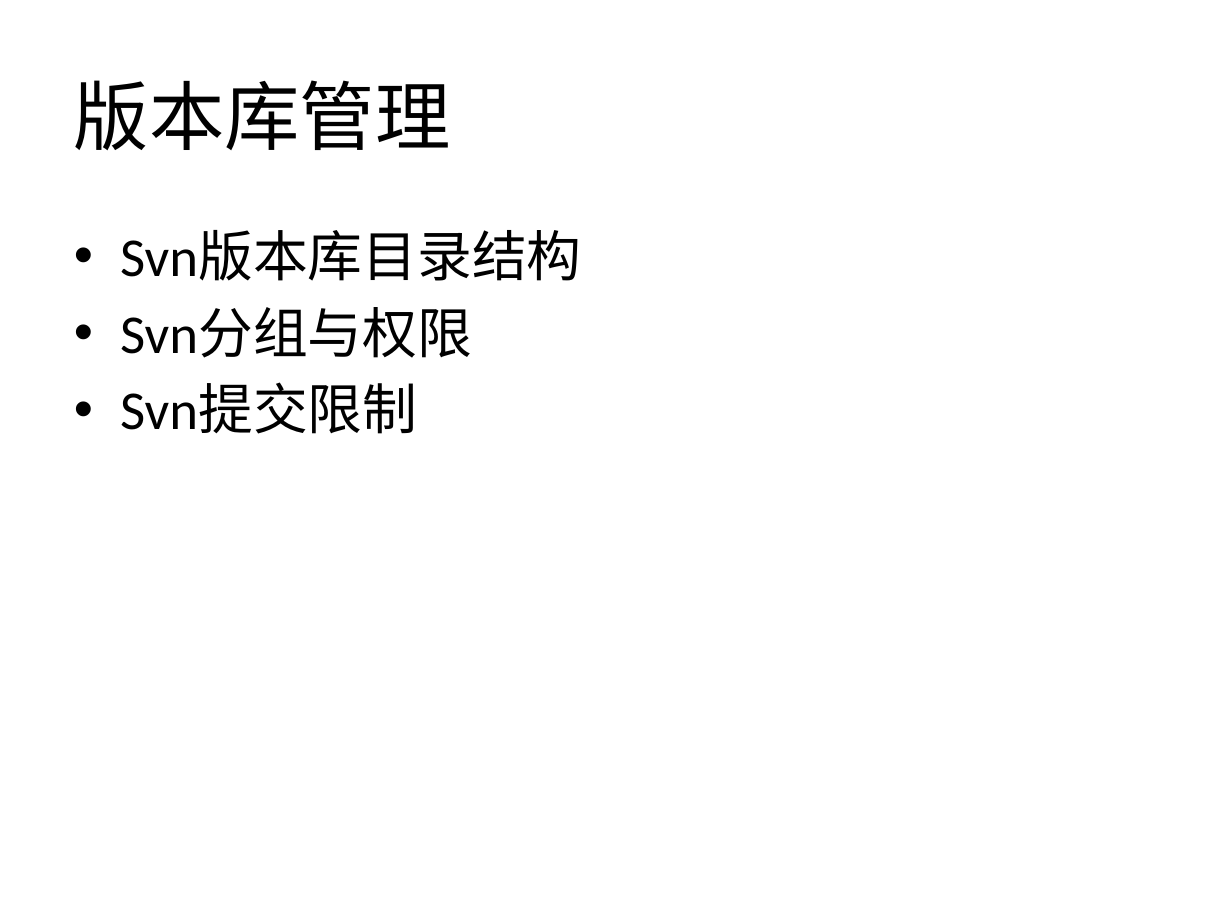
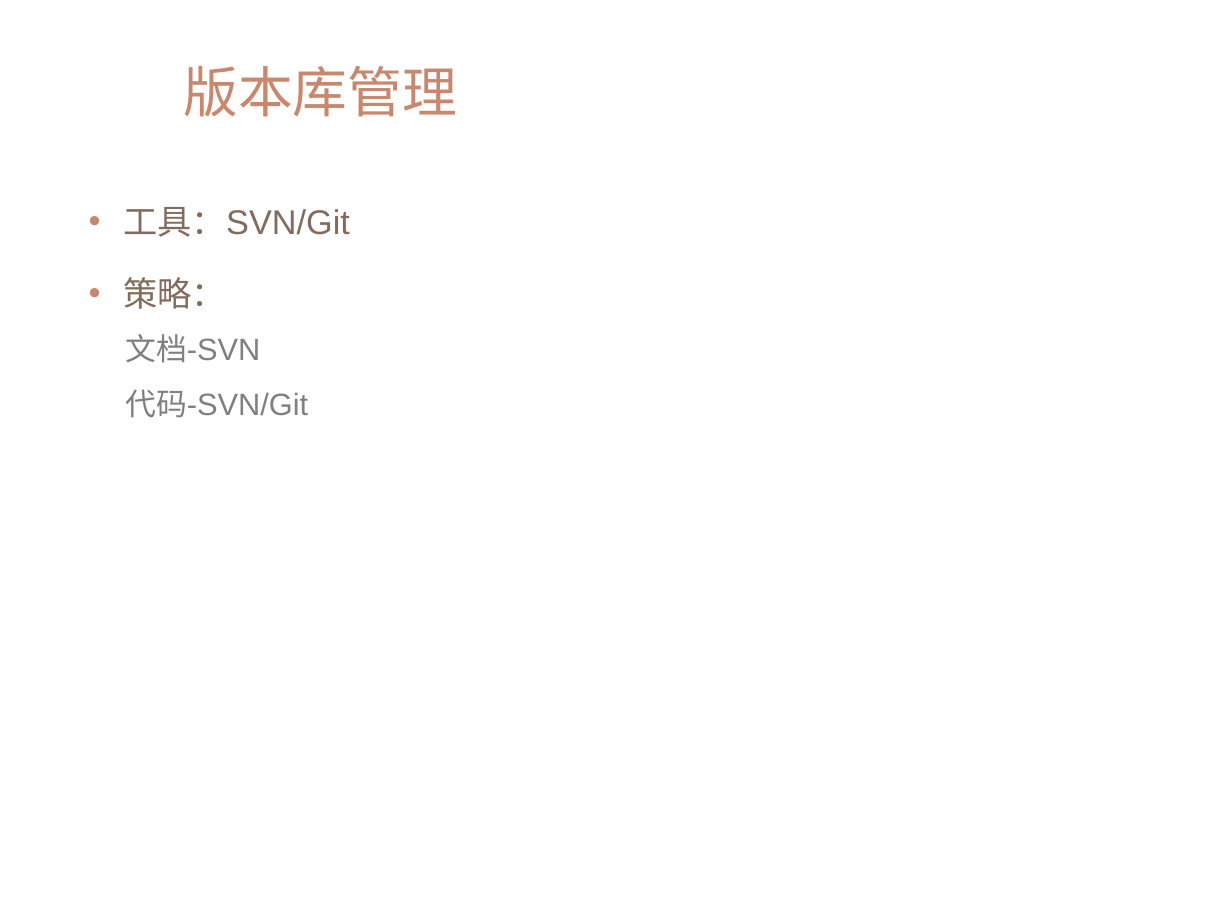
Before and after one commit to xianmomo/demo, a slide deck: slide 5 of 新员工入职指引/配置管理规范及要求.pptx. Drawn at 1232x924 pixels with LibreOffice and Linux fonts; fonts in the diff are those of the drawing; background and template pictures are left out. Boxes give left, top, right and bottom in pixels: in the first picture for what was removed or moved away, otherwise in the second. Text is boxed around its words. In the diff, an @@ line names an element or a change of style, - is before the commit and + after.

```diff
--- a/新员工入职指引/配置管理规范及要求.pptx
+++ b/新员工入职指引/配置管理规范及要求.pptx
@@ title "版本库管理": place and size @@
-title "版本库管理" at (74,80,450,150)
+title "版本库管理" at (183,66,457,117)
@@ title "版本库管理" at (183,66,457,117): size 44 to 32 pt, font Calibri to Arial, text colour #000000 to #C8886E @@
@@ text at (123,207,350,418): text changed; size 32 to 18 pt; font Calibri to Arial; text colour #000000 to #808080 @@
-• Svn版本库目录结构
-• Svn分组与权限
-• Svn提交限制
+• 工具：SVN/Git
+• 策略：
+  文档-SVN
+  代码-SVN/Git
```
Also in this commit, not shown: 8 other slides changed, 5 slides added, 1 slide removed, 1 other file.
